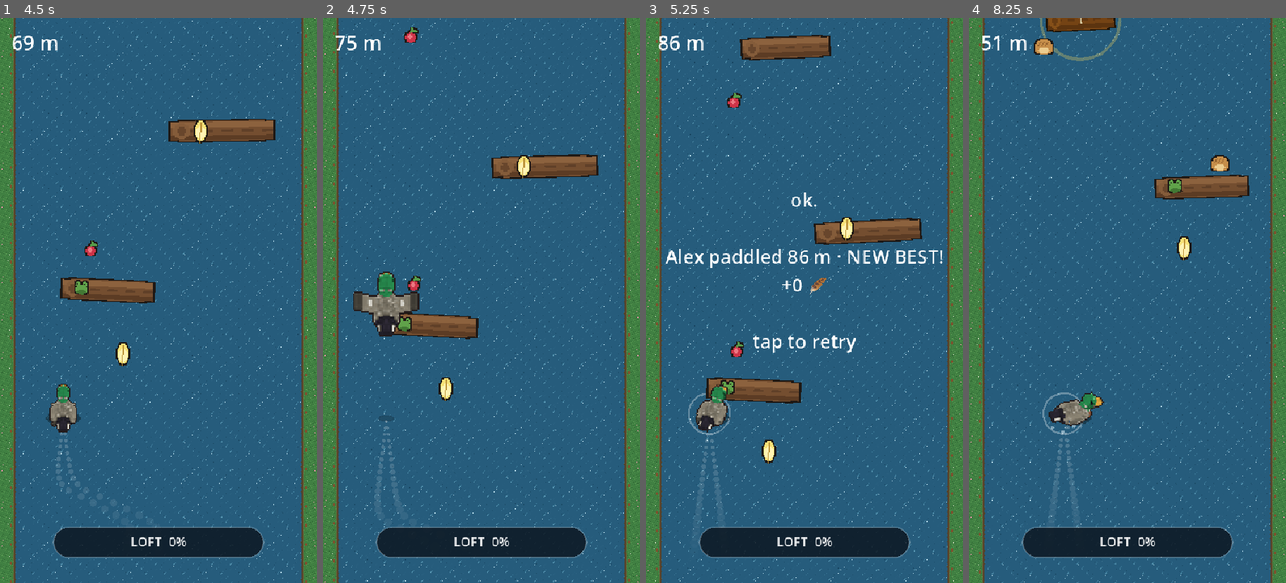
Above: before the commit, frames 1-4 (left to right).
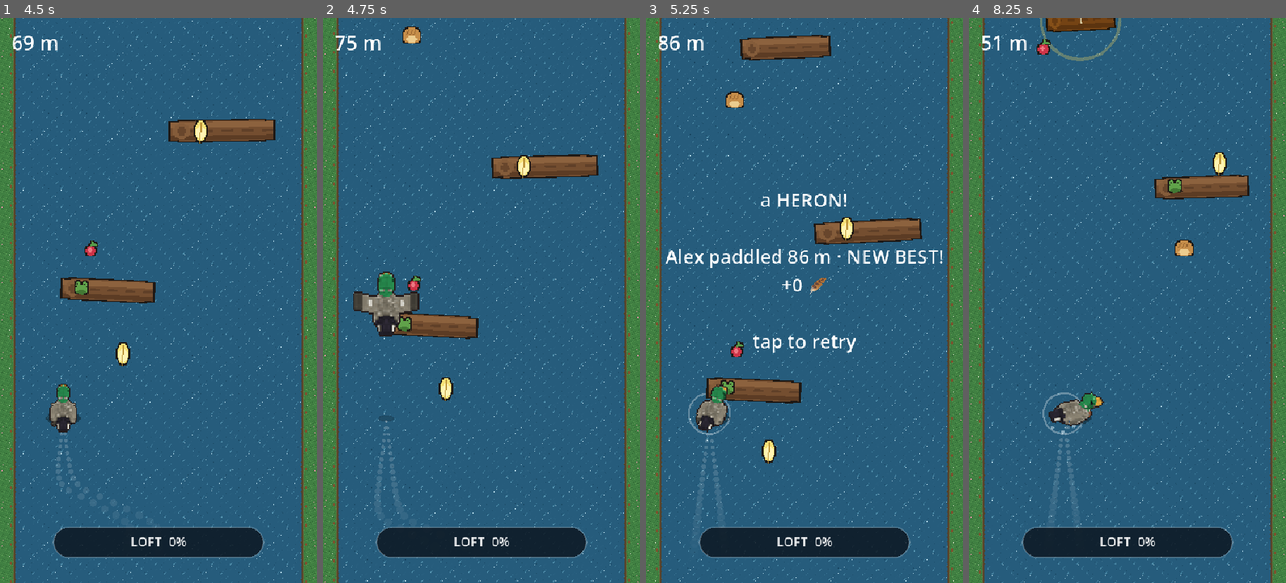
Above: after the commit, the same moments.

Repository: scottx611x/duckoducko
Game: Godot game, scene res://Main.tscn
The game is run twice, just before and just after one commit, with the same random seed, the same clock (stepped at 60 frames per second) and the same inputs.
Inputs (mouse positions are in pixels of both pictures, inside the frame that each line leads up to):
- Up to frame 1 (4.5 s): click (158, 520) at 0.52 s; type "Alex" at 0.6 s; tap Enter at 1.25 s; move the mouse to (228, 272) at 1.27 s; tap Space at 1.35, 1.52, 1.82, 3.05 s; click (228, 272) at 1.42 s; drag from (95, 328) to (142, 413) at 2.02 s; move the mouse to (190, 176) at 2.77 s; tap L at 2.85 s; click (190, 176) at 2.92 s; drag from (142, 413) to (63, 215) at 3.52 s; move the mouse to (253, 385) at 4.27 s; tap M at 4.35 s; click (253, 385) at 4.42 s
- Up to frame 2 (4.75 s): tap Space at 4.52, 4.55 s
- Up to frame 3 (5.25 s): tap Space at 4.82 s; drag from (709, 215) to (756, 159) at 5.02 s
- Up to frame 4 (8.25 s): tap Enter at 5.75 s; move the mouse to (1143, 300) at 5.77 s; tap Space at 5.85, 7.52, 7.55, 7.82 s; click (1143, 300) at 5.92 s; drag from (1079, 159) to (1064, 328) at 6.52 s; move the mouse to (1197, 272) at 7.27 s; tap L at 7.35 s; click (1197, 272) at 7.42 s; drag from (1064, 328) to (1111, 413) at 8.02 s

Frame 1 is identical in both runs. In frame 2, 0.2% of the frame differs, in the area x 25-31%, y 1-5%; in frame 3, 0.4%; in frame 4, 0.5%, in the area x 20-83%, y 3-43%.

Commit message:
Draft screen v3, landing shockwave, quirk pack
- Draft cards deal in with staggered slide/fade, pulsing rarity borders,
  per-upgrade icons, checkpoint subtitle; taps ignored for 0.45s after a
  draft opens so hop-spam can't click through
- Landing shockwave: every hop/mega landing splinters non-spring logs in
  a radius (120/280) with crunch sfx, splinter particles, +loft — jumps
  are never punished by what drifted under the arc
- Quirks: menu drake quacks & spins when tapped (escalating messages,
  25 taps pays out 5 feathers), rare rubber ducky collectible (squeak.),
  hop #100 celebration, name-your-duck "heron"/"gerald" gag, idle nag
  escalates to "the duck is judging you.", expanded well. deck + facts

Co-Authored-By: Claude Fable 5 <noreply@anthropic.com>

Diff:
--- a/Main.gd
+++ b/Main.gd
@@ -21,7 +21,8 @@
 const LASER_DUR := 0.7
 const LASER_W := 78.0
 
-const WELL_DECK := ["well.", "rude.", "that's a log.", "ok.", "hm.", "a tragedy.", "splash.", "a HERON!"]
+const WELL_DECK := ["well.", "rude.", "that's a log.", "ok.", "hm.", "a tragedy.", "splash.",
+	"a HERON!", "physics.", "the audacity.", "log: 1 — duck: 0", "*sad quack*"]
 
 # roguelike drafts (DESIGN §12): every 400m the river pauses and deals 3 upgrades.
 # rarity: 0=common, 1=rare (blue), 2=epic (gold) — weighted deal, colored cards.
@@ -56,6 +57,10 @@
 	"wood ducks cannot read. don't test them.",
 	"golden logs are 100% certified bouncy.",
 	"quack responsibly.",
+	"the heron has a name. it's Gerald.",
+	"rubber duckies are always watching.",
+	"hop #100 is legendary. keep count.",
+	"try tapping the big duck. he loves it.",
 ]
 
 # themed stretches: every 500m the water palette washes down the screen (DESIGN §5)
@@ -74,6 +79,7 @@
 	{"name": "bread",   "score": 20.0, "loft": 0.10, "weight": 3},
 	{"name": "berry",   "score": 45.0, "loft": 0.16, "weight": 2},
 	{"name": "bug",     "score": 70.0, "loft": 0.22, "weight": 1},
+	{"name": "ducky",   "score": 10.0, "loft": 0.30, "weight": 1},   # it squeaks.
 ]
 
 # duck-select screen
@@ -131,6 +137,7 @@
 # roguelike run state
 var drafting := false
 var draft_choices: Array = []
+var draft_open_t := 0.0         # taps are ignored briefly after a draft opens
 var next_draft := DRAFT_EVERY
 var picked := {}                # upgrade id -> stacks taken this run
 var shield_charges := 0
@@ -203,6 +210,13 @@
 
 var duck_name := ""             # beta tester's duck, for bragging rights
 var name_edit: LineEdit
+
+# menu easter egg: the big drake likes being tapped
+var menu_spin_vel := 0.0
+var menu_spin := 0.0
+var menu_taps := 0
+var menu_msg := ""
+var menu_msg_t := -10.0
 
 # ---- audio --------------------------------------------------------------------
 var sfx := {}                   # name -> AudioStream
@@ -260,7 +274,7 @@
 	hud.add_child(loft_bar)
 
 	for n in ["hop", "splash", "splash_big", "bonk", "collect", "chime",
-			"mega", "laser", "quack", "unlock", "click", "peep"]:
+			"mega", "laser", "quack", "unlock", "click", "peep", "crunch"]:
 		var p := "res://sfx/%s.wav" % n
 		if ResourceLoader.exists(p):
 			sfx[n] = load(p)
@@ -307,6 +321,7 @@
 	distance = next_draft - 5.0                        # cross the 400m draft mark
 	await get_tree().create_timer(0.4).timeout
 	print("SMOKE drafting=", drafting, " choices=", draft_choices.size())
+	await get_tree().create_timer(0.6).timeout         # ride out the tap grace
 	_on_press(_draft_rect(1).get_center())             # take the middle card
 	print("SMOKE picked=", picked, " drafting=", drafting)
 	# ducklings: pick a parade, then let one soak a bonk
@@ -434,9 +449,9 @@
 	fancy = false
 	theme_sweep = 1.0
 	state = St.GROUNDED
-	# the upgrade draft overlay
+	# the upgrade draft overlay (after the deal-in animation settles)
 	_open_draft()
-	await get_tree().create_timer(0.05).timeout
+	await get_tree().create_timer(0.85).timeout
 	await RenderingServer.frame_post_draw
 	get_viewport().get_texture().get_image().save_png("/tmp/s_draft.png")
 	_pick_upgrade(draft_choices[0])
@@ -487,6 +502,8 @@
 	score_label.visible = true
 	loft_bar.visible = true
 	name_edit.visible = false
+	if duck_name.to_lower().strip_edges() in ["heron", "gerald", "a heron"]:
+		_flash("wait. are you a heron?")
 
 # per-duck hop/mega timing (floaty ducks hang longer AND rise higher)
 func cur_hop_dur() -> float:
@@ -509,6 +526,7 @@
 
 func _open_draft() -> void:
 	drafting = true
+	draft_open_t = anim_t
 	next_draft += DRAFT_EVERY
 	draft_choices = _deal_draft()
 	center_label.visible = false
@@ -534,6 +552,28 @@
 func _draft_rect(i: int) -> Rect2:
 	return Rect2(70.0, 310.0 + i * 150.0, 400.0, 130.0)
 
+func _upgrade_icon(id: String):
+	match id:
+		"spring", "double":
+			return ducks[species]["hop"][0]
+		"magnet":
+			return tex_items.get("bread")
+		"snacks":
+			return tex_items.get("berry")
+		"zen":
+			return tex_frog
+		"loft":
+			return tex_items.get("bug")
+		"tiny":
+			return tex_items.get("ducky")
+		"shield", "gold":
+			return tex_items.get("feather")
+		"duckling", "trio":
+			return tex_duckling.get("idle", [null])[0]
+		"springy":
+			return tex_log
+	return null
+
 func _pick_upgrade(u: Dictionary) -> void:
 	picked[u.id] = picked.get(u.id, 0) + 1
 	if u.id == "shield":
@@ -558,6 +598,26 @@
 	_sfx("peep", 0.7)
 	_flash("PEEP!\n(he's fine. probably.)")
 	_spawn_parts(duck_x, BASE_Y + 38.0 * (ducklings_n + 1), 14, Color(0.97, 0.87, 0.45), 150.0)
+
+# landings detonate: the splash shockwave splinters logs under you, so a brave
+# hop or mega is never punished by whatever floated in beneath the arc
+func _landing_blast(radius: float) -> void:
+	var hit := false
+	var survivors: Array = []
+	for l in logs:
+		if absf(l.y - BASE_Y) < 70.0 and absf(l.x - duck_x) < radius + l.w * 0.5 \
+				and not l.get("spring", false):
+			hit = true
+			ripples.append({"x": l.x, "y": l.y, "t": 0.0, "max": 95.0})
+			_spawn_parts(l.x, l.y, 11, Color(0.62, 0.42, 0.24), 190.0)
+			_add_loft(0.06)
+			if l.frog and not l.frog_gone:
+				ripples.append({"x": l.x - l.w * 0.3, "y": l.y, "t": 0.0, "max": 50.0})
+		else:
+			survivors.append(l)
+	logs = survivors
+	if hit:
+		_sfx("crunch", randf_range(0.9, 1.1))
 
 # the spring-log payoff: an instant invincible hyper arc
 func hyper_jump() -> void:
@@ -664,6 +724,23 @@
 		if Rect2(name_edit.position, name_edit.size).has_point(pos):
 			return                                 # let the LineEdit take the tap
 		name_edit.release_focus()
+		if pos.distance_to(Vector2(VIEW.x * 0.5, 448.0)) < 95.0:
+			menu_taps += 1                         # he LOVES this
+			menu_spin_vel += 9.0
+			_sfx("quack", randf_range(0.85, 1.2))
+			if menu_taps == 5:
+				menu_msg = "ok. ok. you have my attention."
+				menu_msg_t = anim_t
+			elif menu_taps == 12:
+				menu_msg = "the duck has filed a complaint."
+				menu_msg_t = anim_t
+			elif menu_taps == 25:
+				menu_msg = "...fine. you win. +5 🪶"
+				menu_msg_t = anim_t
+				feathers += 5
+				_save()
+				_sfx("unlock")
+			return
 		_sfx("click")
 		if MENU_DUCKS_BTN.has_point(pos):
 			_open_select()
@@ -678,6 +755,8 @@
 		reset_game()
 		return
 	if drafting:
+		if anim_t - draft_open_t < 0.45:
+			return                                 # grace: no hop-spam click-through
 		for i in draft_choices.size():
 			if _draft_rect(i).has_point(pos):
 				_pick_upgrade(draft_choices[i])
@@ -749,6 +828,9 @@
 		hop_t = 0.0
 		hop_count += 1
 		hop_events.append(anim_t)                  # the ducklings are watching
+		if hop_count == 100:
+			_flash("hop #100.\nlegendary.")
+			_sfx("chime", 2.0)
 		fancy = hop_count >= fancy_next
 		if fancy:
 			fancy_next = hop_count + 8 + randi() % 6
@@ -805,6 +887,9 @@
 # ---- per-frame ---------------------------------------------------------------
 func _process(delta: float) -> void:
 	anim_t += delta
+	if in_menu:
+		menu_spin += menu_spin_vel * delta
+		menu_spin_vel = move_toward(menu_spin_vel, 0.0, delta * 10.0)
 	if in_select:
 		select_yaw += delta * 0.7
 	if not in_menu and not in_select and alive and not drafting:
@@ -909,6 +994,7 @@
 func _land(mega: bool) -> void:
 	air_hops = 0
 	ripples.append({"x": duck_x, "y": BASE_Y, "t": 0.0, "max": 220.0 if mega else 90.0})
+	_landing_blast(280.0 if mega else 120.0)
 	if mega:
 		_sfx("splash_big")
 		_flash("BOING." if hyper else "WHEE.")
@@ -1060,7 +1146,11 @@
 	_add_loft(def.loft * mult)
 	if def.name == "feather":
 		run_feathers += 1 * int(mult)
-	_sfx("collect", 1.0 + it.kind * 0.12)          # rarer = brighter ping
+	if def.name == "ducky":
+		_sfx("quack", 1.9, -2.0)                   # squeak.
+		_flash("squeak.")
+	else:
+		_sfx("collect", 1.0 + it.kind * 0.12)      # rarer = brighter ping
 	ripples.append({"x": it.x, "y": it.y, "t": 0.0, "max": 40.0})
 	_spawn_parts(it.x, it.y, 6, Color(1.0, 0.9, 0.5), 110.0)
 
@@ -1225,35 +1315,53 @@
 	_draw_duck()
 	_draw_atmosphere()
 
-	# draft overlay: the river waits while you choose
+	# draft overlay: the river waits while you choose (cards deal themselves in,
+	# and taps are ignored for the first beat so hop-spam can't click through)
 	if drafting:
-		draw_rect(Rect2(Vector2.ZERO, VIEW), Color(0.02, 0.05, 0.09, 0.6))
-		draw_string(font, Vector2(0, 250), "CHOOSE AN UPGRADE", HORIZONTAL_ALIGNMENT_CENTER, VIEW.x, 38, Color(1, 0.92, 0.45))
+		var ot := anim_t - draft_open_t
+		draw_rect(Rect2(Vector2.ZERO, VIEW), Color(0.02, 0.05, 0.09, 0.6 * minf(ot / 0.25, 1.0)))
+		draw_string(font, Vector2(0, 232), "CHOOSE AN UPGRADE", HORIZONTAL_ALIGNMENT_CENTER, VIEW.x, 38, Color(1, 0.92, 0.45))
+		draw_string(font, Vector2(0, 264), "checkpoint %d m — the river waits" % int(distance / 10.0),
+			HORIZONTAL_ALIGNMENT_CENTER, VIEW.x, 17, Color(1, 1, 1, 0.55))
 		for i in draft_choices.size():
+			var ap := clampf((ot - 0.08 - i * 0.13) / 0.3, 0.0, 1.0)
+			if ap <= 0.0:
+				continue
+			ap = 1.0 - pow(1.0 - ap, 2.0)                  # ease-out
 			var rc := _draft_rect(i)
+			rc.position.y += (1.0 - ap) * 48.0
 			var u: Dictionary = draft_choices[i]
 			var rcol: Color = RARITY_COL[u.rarity]
+			var pulse := 0.62 + 0.38 * sin(anim_t * 5.0 + i * 1.4)
 			var sb := StyleBoxFlat.new()
-			sb.bg_color = Color(0.07, 0.13, 0.19, 0.95)
+			sb.bg_color = Color(0.07, 0.13, 0.19, 0.95 * ap)
 			sb.set_corner_radius_all(14)
 			sb.set_border_width_all(3)
-			sb.border_color = rcol
+			sb.border_color = Color(rcol.r, rcol.g, rcol.b, ap * pulse)
 			draw_style_box(sb, rc)
+			# the upgrade's icon, plucked from the world
+			var ic = _upgrade_icon(u.id)
+			if ic != null:
+				var gold: bool = u.id in ["gold", "springy"]
+				var isc := minf(2.4, 50.0 / ic.get_size().x)
+				_blit_modulated(ic, rc.position + Vector2(48.0, rc.size.y * 0.52), isc,
+					Color(1.0, 0.86, 0.45, ap) if gold else Color(1, 1, 1, ap))
 			if u.rarity > 0:
 				draw_string(font, Vector2(rc.position.x, rc.position.y + 25), RARITY_NAME[u.rarity],
-					HORIZONTAL_ALIGNMENT_CENTER, rc.size.x, 14, rcol)
+					HORIZONTAL_ALIGNMENT_CENTER, rc.size.x, 14, Color(rcol.r, rcol.g, rcol.b, ap))
 			var owned: int = picked.get(u.id, 0)
 			var nm: String = u.name if owned == 0 else "%s  ×%d" % [u.name, owned + 1]
-			draw_string(font, Vector2(rc.position.x, rc.position.y + 58), nm,
-				HORIZONTAL_ALIGNMENT_CENTER, rc.size.x, 28, Color.WHITE)
-			draw_string(font, Vector2(rc.position.x, rc.position.y + 94), u.desc,
-				HORIZONTAL_ALIGNMENT_CENTER, rc.size.x, 19, Color(1, 1, 1, 0.75))
+			draw_string(font, Vector2(rc.position.x + 40.0, rc.position.y + 58), nm,
+				HORIZONTAL_ALIGNMENT_CENTER, rc.size.x - 40.0, 27, Color(1, 1, 1, ap))
+			draw_string(font, Vector2(rc.position.x + 40.0, rc.position.y + 94), u.desc,
+				HORIZONTAL_ALIGNMENT_CENTER, rc.size.x - 40.0, 18, Color(1, 1, 1, 0.75 * ap))
 		return
 
 	if alive and state == St.GROUNDED and idle_timer > 4.0:
 		var dp := Vector2(duck_x, BASE_Y)
-		draw_string(font, dp + Vector2(-26, -DUCK_R - 40), "quack?",
-			HORIZONTAL_ALIGNMENT_LEFT, -1, 26, Color(1, 1, 1, 0.9))
+		var nag := "the duck is judging you." if idle_timer > 9.0 else "quack?"
+		draw_string(font, dp + Vector2(-160, -DUCK_R - 40), nag,
+			HORIZONTAL_ALIGNMENT_CENTER, 320, 24, Color(1, 1, 1, 0.9))
 
 # the conga line: each duckling follows the duck's wake and hops a beat late
 func _draw_ducklings() -> void:
@@ -1389,8 +1497,12 @@
 			var otex = tex_items[o[0]]
 			_blit_centered(otex, pos, 1.8)
 		# the stars, slowly turning on their turntables (out of phase, like showing off)
-		_blit_centered(_spin_frame("hen", anim_t * 0.55 + 2.6), Vector2(cx + 150, 482.0 + sin(anim_t * 2.5 + 0.6) * 9.0), 2.8)
-		_blit_centered(_spin_frame("mallard", anim_t * 0.55), Vector2(cx, 448.0 + sin(anim_t * 2.5) * 10.0), 4.6)
+		# tapping the drake spins him: menu_spin is the easter-egg momentum
+		_blit_centered(_spin_frame("hen", anim_t * 0.55 + 2.6 + menu_spin * 0.4), Vector2(cx + 150, 482.0 + sin(anim_t * 2.5 + 0.6) * 9.0), 2.8)
+		_blit_centered(_spin_frame("mallard", anim_t * 0.55 + menu_spin), Vector2(cx, 448.0 + sin(anim_t * 2.5) * 10.0), 4.6)
+		if anim_t - menu_msg_t < 3.0:
+			draw_string(font, Vector2(0, 575), menu_msg, HORIZONTAL_ALIGNMENT_CENTER, VIEW.x, 21,
+				Color(1, 1, 1, minf(1.0, 3.0 - (anim_t - menu_msg_t))))
 
 	# wallet + best run
 	if feathers > 0 or best_m > 0:
Binary file added: art/ducky.png
Not shown, added: art/ducky.png.import
Not shown, added: sfx/crunch.wav.import
Not shown, added: sfx/crunch.wav
Not shown, changed: tools/gen_sfx.py
Not shown, changed: tools/gen_sprites.py
